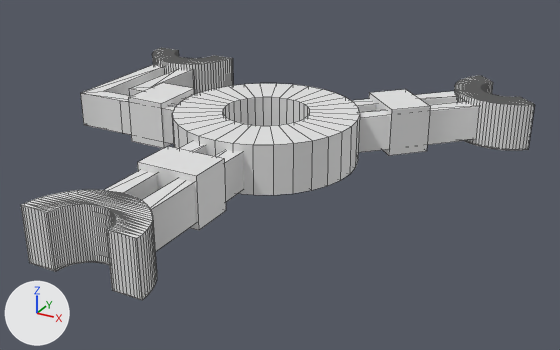
An edit to the FBX model OddWaters/Assets/_Project/Meshes/Island1Object0.fbx, drawn before and after from the same camera.
The view is the same before and after, from a camera (50 mm lens) standing at (1.7, -2.95, 1.29) and looking at (0.12, -0.09, -0.14). Arrows for +X, +Y and +Z are at lower left; the lights stay in place. Mesh edges are drawn as thin lines. Materials are left out; every surface is plain grey. Where no turn or scale is listed for an object, it has been applied to the vertices. Vertices at the same position are counted once.

In view in the first picture: 'CenterRing', 'EndPoints', 'Symbols', 'Wood'.
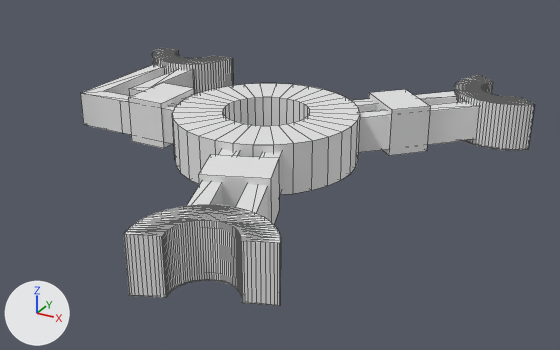
Boxes (x1, y1, x2, y2) around the edits, measured in the pictures (560 x 350 px; the box of a moved part takes in the faces that stretch with it):
```json
{"object": "EndPoints", "change": "reshaped", "before": [21, 48, 534, 300], "after": [124, 48, 534, 306], "on screen": "20% narrower"}
{"object": "Wood", "change": "reshaped", "before": [80, 64, 479, 252], "after": [80, 64, 479, 219]}
{"object": "Symbols", "change": "reshaped", "before": [128, 83, 430, 230], "after": [128, 83, 430, 224]}
{"part": 1, "of": "me_cube_003", "change": "moved or reshaped", "before": [137, 146, 226, 230], "after": [198, 155, 279, 224]}
{"part": 2, "of": "me_cucurve_026", "change": "moved or reshaped", "before": [21, 190, 157, 300], "after": [124, 205, 281, 306]}
{"part": 3, "of": "me_cucurve_022", "change": "moved or reshaped", "before": [105, 141, 244, 252], "after": [187, 149, 282, 219]}
```

Edits to the scene script, one JSON object a line:
```json
{"block": "me_cucurve_022", "where": "me_cucurve_022.from_pydata(...)  # 62 vertices, 93 faces; spans x -1.51..0.35, y -1.63..0.35, z -0.09..0.09"}
{"block": "me_cucurve_022", "where": "# used by ob_wood; location = (0.494, 0.497, 0.0)"}
{"block": "me_cucurve_022", "change": "me_cucurve_022 part 3: the loose piece of 16 vertices spanning x -0.62..-0.37, y -1.63..-0.75, z -0.09..0.09 is turned 19.7 degrees about the z axis through its middle, then moved by (0.24, 0.07, 0.0)"}
{"block": "me_cucurve_026", "where": "me_cucurve_026.from_pydata(...)  # 744 vertices, 1104 faces; spans x -1.96..0.24, y -2.08..0.25, z -0.11..0.11"}
{"block": "me_cucurve_026", "where": "# used by ob_endpoints; location = (0.82, 0.812, 0.0)"}
{"block": "me_cucurve_026", "change": "me_cucurve_026 part 2: the loose piece of 240 vertices spanning x -1.08..-0.57, y -2.08..-1.83, z -0.11..0.11 is turned 21.9 degrees about the z axis through its middle, then moved by (0.38, 0.09, 0.0)"}
{"block": "me_cube_003", "where": "me_cube_003.from_pydata(...)  # 24 vertices, 18 faces; spans x -4.63..4.26, y -1.0..13.28, z -1.0..1.0"}
{"block": "me_cube_003", "where": "# used by ob_symbols; location = (0.468, 0.474, 0.0); rotation_euler = (0.0, 0.0, -0.785), in degrees (0, 0, -45); scale = (-0.138, -0.0985, -0.115)"}
{"block": "me_cube_003", "change": "me_cube_003 part 1"}
{"op": "set", "path": "me_cube_003.vertices[8].co", "old": "(-3.62, 9.88, -1.0)", "new": "(-4.07, 7.79, -1.02)", "note": "pixel (224, 158) -> pixel (278, 158)"}
{"op": "set", "path": "me_cube_003.vertices[9].co", "old": "(-3.62, 9.88, 1.0)", "new": "(-4.04, 7.76, 0.98)", "note": "pixel (225, 210) -> pixel (279, 209)"}
{"op": "set", "path": "me_cube_003.vertices[10].co", "old": "(-4.63, 11.3, -1.0)", "new": "(-5.36, 8.63, -0.99)", "note": "pixel (196, 176) -> pixel (270, 178)"}
{"op": "set", "path": "me_cube_003.vertices[11].co", "old": "(-4.63, 11.3, 1.0)", "new": "(-5.34, 8.6, 1.01)", "note": "pixel (198, 230) -> not seen"}
{"op": "set", "path": "me_cube_003.vertices[12].co", "old": "(-2.21, 11.87, -1.0)", "new": "(-3.23, 10.34, -1.01)", "note": "pixel (167, 146) -> pixel (210, 154)"}
{"op": "set", "path": "me_cube_003.vertices[13].co", "old": "(-2.21, 11.87, 1.0)", "new": "(-3.2, 10.31, 0.99)"}
{"op": "set", "path": "me_cube_003.vertices[14].co", "old": "(-3.21, 13.28, -1.0)", "new": "(-4.52, 11.18, -0.98)", "note": "pixel (137, 162) -> pixel (198, 174)"}
{"op": "set", "path": "me_cube_003.vertices[15].co", "old": "(-3.21, 13.28, 1.0)", "new": "(-4.5, 11.15, 1.02)"}
```
